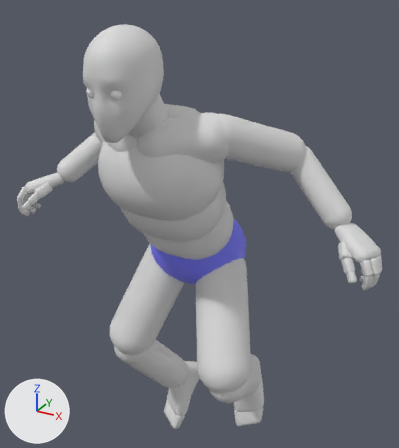
An edit to the FBX model ContentSources/Blender/ExportedFbx/SkeletalMesh/Als/Anim/A_Als_Air_Lean_Forward.fbx, drawn before and after from the same camera.
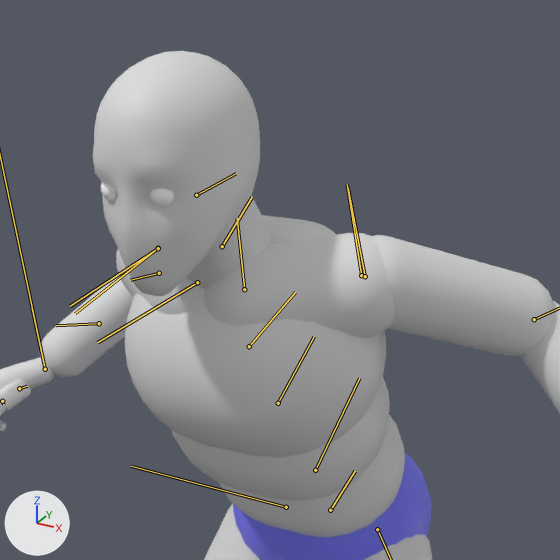
Old and new are each drawn whole from a 50 mm camera at (0.861, -1.407, 1.869) aimed at (0.02, 0.123, 1.105) and again close up on the part from 9% to 77% of the width and 0% to 60% of the height. Arrows for +X, +Y and +Z are at lower left; the lights stay in place. Both versions are drawn at frame 3 of the action 'Scene'; the numbers are the values there. The bones that bend it are drawn over the model as lines in the close-ups.

The first close-up shows 'SKM_Als'.
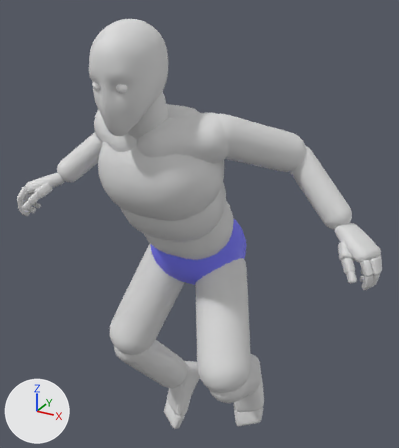
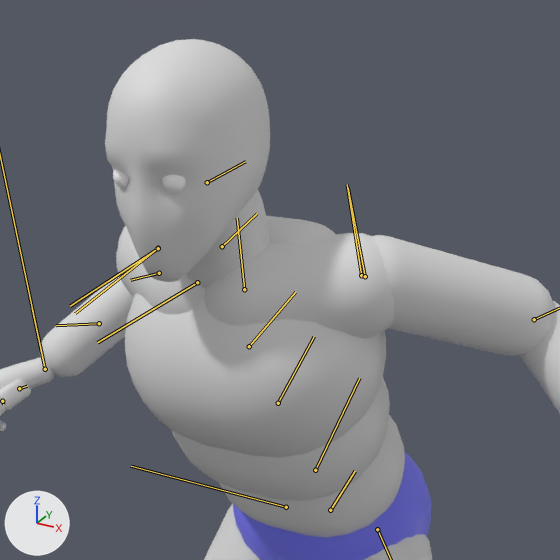
Changed parts and their boxes (x1, y1, x2, y2) in the close-ups (560 x 560 px):
'SKM_Als', posed
    before: (0, 51, 560, 560)
    after: (0, 39, 560, 560)
bone 'neck_01', root to tip
    before: (222, 246) to (252, 197)
    after: (222, 246) to (257, 213)
bone 'head', root to tip
    before: (196, 195) to (236, 173)
    after: (207, 182) to (245, 161)

Patch to the scene script:
```diff
--- a/ContentSources/Blender/ExportedFbx/SkeletalMesh/Als/Anim/A_Als_Air_Lean_Forward.fbx.py
+++ b/ContentSources/Blender/ExportedFbx/SkeletalMesh/Als/Anim/A_Als_Air_Lean_Forward.fbx.py
@@ bone_neck_01 @@
 bone_neck_01 = bpy.data.objects['Armature'].pose.bones['neck_01']  # child of 'spine_03'
-bone_neck_01.rotation_quaternion = (0.999, 0.0, 0.0, 0.048)  # degrees (0, 0, 6)
+bone_neck_01.rotation_quaternion = (0.981, 0.0, 0.0, 0.194)  # degrees (0, 0, 22)
@@ bone_head @@
 bone_head = bpy.data.objects['Armature'].pose.bones['head']  # child of 'neck_01'
-bone_head.rotation_quaternion = (0.993, 0.0, 0.0, 0.114)  # degrees (0, 0, 13)
+bone_head.rotation_quaternion = (0.999, 0.0, 0.0, -0.032)  # degrees (0, 0, -4)
```
